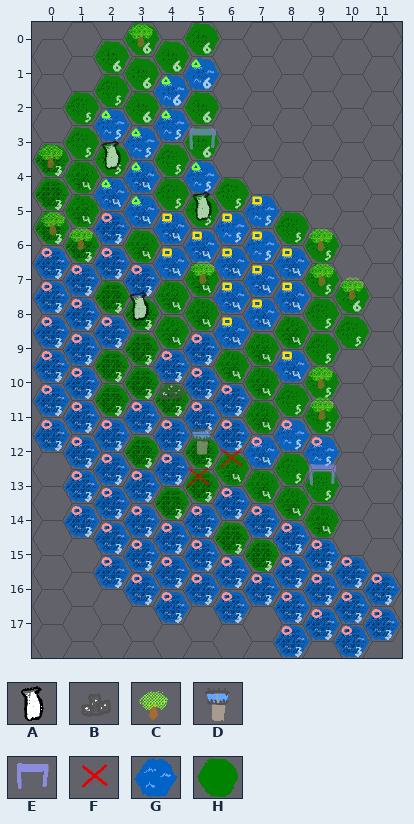
Tiled map (JSON) -- Tiled/Region4.json. Above: the version before the commit.
Cells are 64x55 px. Hexagonal. Every second column is shifted by half a cell. Shown: x 0..11, y 0..17.
Key: from "Objects": A 1 "Building", B 2 "Building", C 3 "Forest", D 7, E 8, F 9; from "Type": G 0, H 2.
_ is an empty cell.
Objects are placed by their top-left corner, in cells (3,4 is the top-left corner of cell 3,4); size is 1x1 cell unless given.
Layers that did not change in this view are not listed.
Layer "Tile Type" before, first column x 0:
 0 __HHHH______
 1 __HHGG______
 2 _HGHGH______
 3 HHHGHH______
 4 HHGGHGH_____
 5 HHGGGHGGH___
 6 GHGHGGGGGH__
 7 GGHGHHGGGHH_
 8 GGGHHHGGHHH_
 9 GGHHGGHHGH__
10 GGHHHGGHHH__
11 GGGGGGGHGH__
12 _GGHGHHGHG__
13 _GGGHHGHHH__
14 _GGGGGHGGH__
15 __GGGGGHGGG_
16 ___GGGGGGGGG
17 ________GGGG
Objects on layer "Objects" before:
C "Forest" at 3,-0.1 size 1.3x1
E "toll_booth_3to4" at 5,2.9 size 1.3x1
A "region4_cafo1" at 2,3.4 size 1.3x1
C "Forest" at 0,3.4 size 1.3x1
A "region4_cafo2" at 5,4.8 size 1.3x1
C "Forest" at 0.1,5.3 size 1.3x1
C "Forest" at 1,5.8 size 1.3x1
C "Forest" at 9,5.8 size 1.3x1
C "Forest" at 5.1,6.8 size 1.3x1
C "Forest" at 9.1,6.8 size 1.3x1
C "Forest" at 10.1,7.2 size 1.3x1
A "region4_cafo3" at 2.9,7.8 size 1.3x1
C "Forest" at 9,9.8 size 1.3x1
B "region4_city1" at 3.9,10.2 size 1.3x1
C "Forest" at 9.1,10.7 size 1.3x1
D "region4_export1" at 5,11.7 size 1.3x1
F at 6,12.2 size 1.3x1
E "toll_booth4to2" at 9,12.7 size 1.3x1
F at 4.9,12.8 size 1.3x1
After:
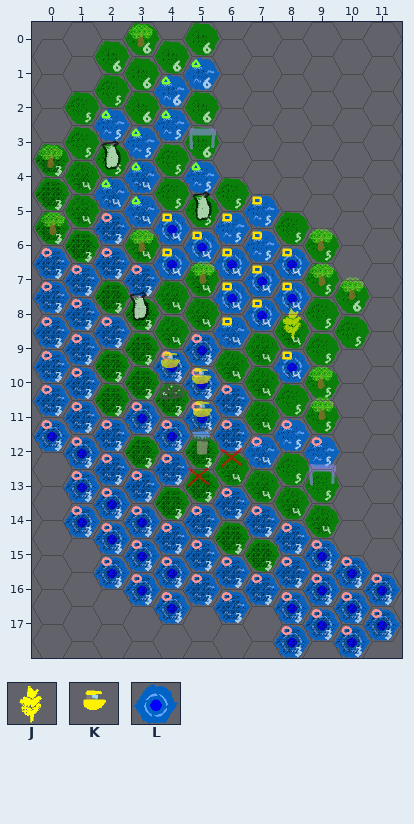
Further tiles: from "Objects": J 0 "Building", K 10; from "Type": L 5.
Commit: add skimmer/dredger spawning & update map
Edits made:
Changed rows in their new state; . is an unchanged cell.
Layer "Tile Type":
first column x 0:
 5 ....L.......
 6 ....LLL.L...
 7 ......LLL...
 8 .......L....
 9 ....LL..L...
10 .....L......
11 L..LLL......
12 .L..........
13 .LL.........
14 .LLL........
15 ..LLL....LL.
16 ...LL...LLLL
17 ........LLLL
Layer "Objects":
changed: C "Forest" at 1,5.8 size 1.3x1 -> C "Forest" at 3.1,5.8 size 1.3x1
added: J "region4_grain1" at 8,8.2 size 1.3x1
added: K "region4_skimmer1" at 3.9,9.4 size 1.3x1
added: K "region4_skimmer2" at 5,9.9 size 1.3x1
added: K "region4_skimmer3" at 5,10.9 size 1.3x1
Pixel boxes of the changes (left, top, right, bottom) in both pictures:
changed: (34, 211, 400, 658)
